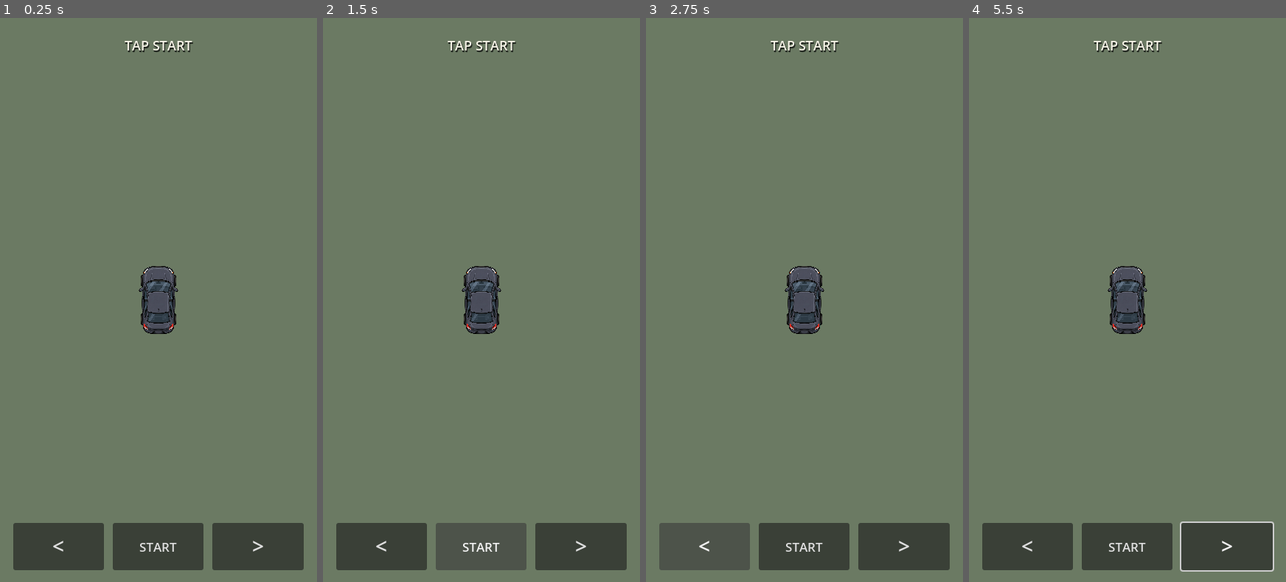
Above: before the commit, frames 1-4 (left to right).
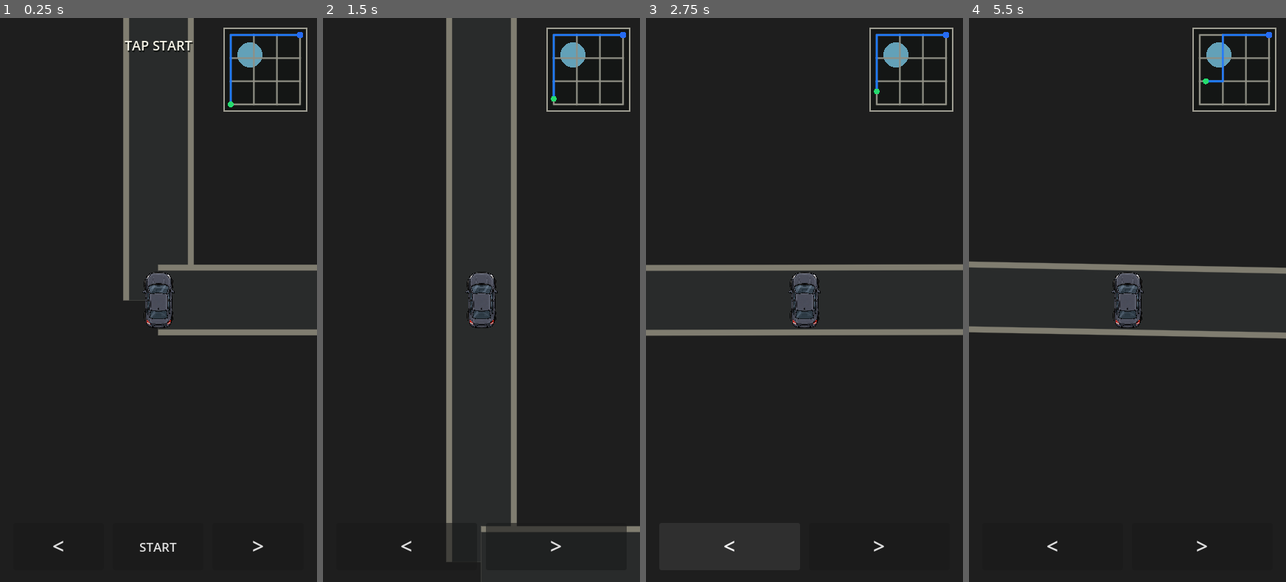
Above: after the commit, the same moments.

Repository: patrickcallahancomedy/comedian
Game: Godot game, scene res://scenes/drive/drive_module.tscn
Same seed, same stepped clock (60 frames per second), same inputs: the game is played once before the commit and once after it.
Inputs (mouse positions are in pixels of both pictures, inside the frame that each line leads up to):
- Up to frame 1 (0.25 s): no input
- Up to frame 2 (1.5 s): click "START" at 0.5 s; click (481, 548) at 1.25 s, where only the run before the commit has a clickable "START"
- Up to frame 3 (2.75 s): click "<" at 2 s
- Up to frame 4 (5.5 s): click ">" at 2.75 s; tap Enter (ui_accept) at 3.5, 3.77, 4.25, 5 s; move the mouse to (1197, 271) at 3.52 s; hold Right 3.53-4.25 s; tap Space at 3.6, 5.1 s; click (1197, 271) at 3.67 s; drag from (1064, 328) to (1111, 412) at 4.27 s; move the mouse to (1159, 175) at 5.02 s; hold Right from 5.03 s (still down)

The runs differ from the first frame. In frame 1, 96% of the frame differs, in the area x 0-100%, y 0-100%; in frame 2, 95%; in frame 3, 96%; in frame 4, 98%.
Error before the commit: Parse Error: Identifier "transition_elapsed" not declared in the current scope. (res://scripts/drive/city_map.gd:1158)

Commit message:
DRIVE v0.11 draw physical highway split and parking lane

Diff:
--- a/godot/scripts/drive/city_map.gd
+++ b/godot/scripts/drive/city_map.gd
@@ -1016,8 +1016,8 @@
 
 
 func _draw_lane_scene() -> void:
-	if active_stage_id == "downtown":
-		_draw_city_approach()
+	if steering_mode == "connector":
+		_draw_connector_road()
 		return
 
 	draw_rect(
@@ -1026,7 +1026,8 @@
 		true
 	)
 
-	var road_left := size.x * 0.5 - road_width * 0.5
+	var road_center_x := size.x * 0.5 + road_center_offset
+	var road_left := road_center_x - road_width * 0.5
 
 	draw_rect(
 		Rect2(
@@ -1045,76 +1046,41 @@
 		true
 	)
 
-	# Lane markings expose the actual steering choices before traffic arrives.
 	for lane in range(1, lane_count):
 		var x := road_left + lane_width * lane
 		for marker in range(-1, 14):
 			var y := marker * 64.0 + fmod(lane_distance * 0.36, 64.0)
-			draw_line(Vector2(x, y), Vector2(x, y + 30.0), Color(0.82, 0.80, 0.70), 3.0)
-	# Road-only prototype: no roadside scenery.
+			draw_line(
+				Vector2(x, y),
+				Vector2(x, y + 30.0),
+				Color(0.82, 0.80, 0.70),
+				3.0
+			)
+
+	if active_stage_id == "highway":
+		_draw_highway_exit()
+	elif active_stage_id == "parking_street":
+		_draw_parking_lane_target()
+
 	_draw_lane_traffic()
 
 
-func _draw_lane_scenery() -> void:
-	var visual_scroll := fmod(lane_distance * 0.36, 230.0)
-	var marker_count := int(size.y / 230.0) + 4
-	var road_left := size.x * 0.5 - road_width * 0.5
-	var road_right := size.x * 0.5 + road_width * 0.5
-
-	for index in range(marker_count):
-		var y := (
-			float(index) * 230.0
-			+ visual_scroll
-			- 100.0
-		)
-
-		if active_stage_id == "main_road":
-			draw_rect(
-				Rect2(
-					Vector2(road_left - 78.0, y),
-					Vector2(52.0, 74.0)
-				),
-				Color(0.52, 0.44, 0.35),
-				true
-			)
-			draw_rect(
-				Rect2(
-					Vector2(road_right + 26.0, y + 70.0),
-					Vector2(58.0, 64.0)
-				),
-				Color(0.47, 0.49, 0.44),
-				true
-			)
-		else:
-			draw_rect(
-				Rect2(
-					Vector2(road_left - 28.0, y),
-					Vector2(10.0, 88.0)
-				),
-				Color(0.70, 0.70, 0.66),
-				true
-			)
-			draw_rect(
-				Rect2(
-					Vector2(road_right + 18.0, y),
-					Vector2(10.0, 88.0)
-				),
-				Color(0.70, 0.70, 0.66),
-				true
-			)
-
-
-func _draw_city_approach() -> void:
-	# Final road is intentionally just a road plus the destination space.
-	draw_rect(Rect2(Vector2.ZERO, size), Color(0.12, 0.12, 0.12), true)
-
-	var road_left := size.x * 0.5 - road_width * 0.5
+func _draw_connector_road() -> void:
+	draw_rect(
+		Rect2(Vector2.ZERO, size),
+		Color(0.12, 0.12, 0.12),
+		true
+	)
+
+	var road_center_x := size.x * 0.5 + road_center_offset
+	var road_left := road_center_x - road_width * 0.5
+
 	draw_rect(
 		Rect2(
 			Vector2(road_left - 8.0, -40.0),
 			Vector2(road_width + 16.0, size.y + 80.0)
 		),
-		Color(0.47, 0.46, 0.43),
+		Color(0.49, 0.48, 0.43),
 		true
 	)
 	draw_rect(
@@ -1122,122 +1088,130 @@
 			Vector2(road_left, -40.0),
 			Vector2(road_width, size.y + 80.0)
 		),
-		Color(0.14, 0.15, 0.15),
+		Color(0.15, 0.16, 0.16),
 		true
 	)
 
+	var target_lanes := maxi(
+		1,
+		int(active_profile.get("to_lane_count", 1))
+	)
+	if target_lanes <= 1:
+		return
+
+	var progress := clampf(
+		lane_distance / maxf(lane_gate_distance, 1.0),
+		0.0,
+		1.0
+	)
+	var visual_lane_width := road_width / float(target_lanes)
+
+	for lane in range(1, target_lanes):
+		var x := road_left + visual_lane_width * lane
+		for marker in range(-1, 14):
+			var y := marker * 64.0 + fmod(lane_distance * 0.36, 64.0)
+			draw_line(
+				Vector2(x, y),
+				Vector2(x, y + 30.0),
+				Color(0.82, 0.80, 0.70, progress),
+				3.0
+			)
+
+
+func _draw_highway_exit() -> void:
 	var remaining := lane_gate_distance - lane_distance
+	if remaining < 0.0 or remaining > 1700.0:
+		return
+
 	var player_center_y := (
 		player_car.position.y
 		+ player_car.size.y * car_scale * 0.5
 	)
-	var destination_y := player_center_y - remaining * 0.22
-
-	if destination_y > -220.0:
-		var spot_size := Vector2(
-			minf(150.0, road_width * 0.44),
-			165.0
-		)
-		var spot := Rect2(
-			Vector2(
-				size.x * 0.5 - spot_size.x * 0.5,
-				destination_y - spot_size.y * 0.5
+	var fork_y := player_center_y - remaining * 0.36
+
+	if fork_y < -180.0 or fork_y > size.y + 160.0:
+		return
+
+	var road_center_x := size.x * 0.5 + road_center_offset
+	var road_left := road_center_x - road_width * 0.5
+	var right_lane_center := road_left + lane_width * 3.5
+	var three_lane_right_edge := road_left + lane_width * 3.0
+	var background := Color(0.12, 0.12, 0.12)
+
+	# Above the fork the main highway is only three lanes. The fourth lane is
+	# physically peeled away into the connector.
+	if fork_y > -40.0:
+		draw_rect(
+			Rect2(
+				Vector2(three_lane_right_edge, -40.0),
+				Vector2(
+					size.x - three_lane_right_edge + 40.0,
+					maxf(0.0, fork_y + 40.0)
+				)
 			),
-			spot_size
-		)
-		draw_rect(
-			spot,
-			Color(0.83, 0.81, 0.72),
-			false,
-			4.0
-		)
-
-
-func _draw_connector_scene() -> void:
-	var progress := clampf(
-		transition_elapsed / transition_duration,
-		0.0,
-		1.0
-	)
-	var eased := smoothstep(0.0, 1.0, progress)
-	var next_id: String = str(DRIVE_PROFILES.ORDER[transition_target_index])
-	var to_highway: bool = next_id == "highway"
-
-	draw_rect(Rect2(Vector2.ZERO, size), Color(0.12, 0.12, 0.12), true)
-
-	var width: float = lerpf(
-		transition_from_road_width,
-		transition_to_road_width,
-		eased
-	)
-	var road_left := size.x * 0.5 - width * 0.5
+			background,
+			true
+		)
+		draw_line(
+			Vector2(three_lane_right_edge, -40.0),
+			Vector2(three_lane_right_edge, fork_y),
+			Color(0.49, 0.48, 0.43),
+			8.0
+		)
+
+	var branch_end_x := minf(
+		size.x - lane_width * 0.55,
+		right_lane_center + lane_width * 0.72
+	)
+	var branch_points := PackedVector2Array([
+		Vector2(right_lane_center, fork_y + 150.0),
+		Vector2(right_lane_center + lane_width * 0.08, fork_y + 60.0),
+		Vector2(right_lane_center + lane_width * 0.34, fork_y - 70.0),
+		Vector2(branch_end_x, fork_y - 260.0),
+	])
+
+	draw_polyline(
+		branch_points,
+		Color(0.49, 0.48, 0.43),
+		lane_width + 16.0,
+		true
+	)
+	draw_polyline(
+		branch_points,
+		Color(0.15, 0.16, 0.16),
+		lane_width,
+		true
+	)
+
+
+func _draw_parking_lane_target() -> void:
+	var remaining := lane_gate_distance - lane_distance
+	if remaining < 0.0 or remaining > 1150.0:
+		return
+
+	var player_center_y := (
+		player_car.position.y
+		+ player_car.size.y * car_scale * 0.5
+	)
+	var target_y := player_center_y - remaining * 0.36
+	var road_center_x := size.x * 0.5 + road_center_offset
+	var parking_lane := int(active_profile.get("parking_lane", 1))
+	var target_x := road_center_x + _lane_center_offset(parking_lane)
+
+	var spot_size := Vector2(lane_width * 0.78, 150.0)
+	var spot := Rect2(
+		Vector2(
+			target_x - spot_size.x * 0.5,
+			target_y - spot_size.y * 0.5
+		),
+		spot_size
+	)
 
 	draw_rect(
-		Rect2(
-			Vector2(road_left - 8.0, -40.0),
-			Vector2(width + 16.0, size.y + 80.0)
-		),
-		Color(0.47, 0.46, 0.43),
-		true
-	)
-	draw_rect(
-		Rect2(
-			Vector2(road_left, -40.0),
-			Vector2(width, size.y + 80.0)
-		),
-		Color(0.14, 0.15, 0.15),
-		true
-	)
-
-	var visual_lanes: int = (
-		transition_to_lane_count
-		if to_highway
-		else transition_from_lane_count
-	)
-	var line_alpha: float = eased if to_highway else 1.0 - eased
-
-	if visual_lanes > 1 and line_alpha > 0.01:
-		var visual_lane_width := width / float(visual_lanes)
-		for lane in range(1, visual_lanes):
-			var x := road_left + visual_lane_width * lane
-			for marker_index in range(-1, 14):
-				var y := (
-					marker_index * 66.0
-					+ fmod(transition_scroll * 0.42, 66.0)
-				)
-				draw_line(
-					Vector2(x, y),
-					Vector2(x, y + 31.0),
-					Color(0.82, 0.80, 0.70, line_alpha),
-					3.0
-				)
-
-
-func _draw_highway_exit() -> void:
-	var remaining := lane_gate_distance - lane_distance
-
-	if remaining < 0.0 or remaining > 1500.0:
-		return
-
-	var branch_y := (
-		player_car.position.y
-		+ player_car.size.y * 0.5
-		- remaining * 0.36
-	)
-
-	if branch_y < -120.0 or branch_y > size.y + 120.0:
-		return
-
-	var road_right := size.x * 0.5 + road_width * 0.5
-
-	draw_colored_polygon(
-		PackedVector2Array([
-			Vector2(road_right - 8.0, branch_y - 42.0),
-			Vector2(size.x + 30.0, branch_y - 95.0),
-			Vector2(size.x + 30.0, branch_y + 95.0),
-			Vector2(road_right - 8.0, branch_y + 42.0),
-		]),
-		Color(0.19, 0.20, 0.20)
+		spot,
+		Color(0.84, 0.82, 0.74),
+		false,
+		4.0
 	)
 
 
@@ -1253,7 +1227,11 @@
 		var y := player_center_y - gap * 0.36
 		if y < -120.0 or y > size.y + 120.0:
 			continue
-		var x := size.x * 0.5 + _lane_center_offset(int(traffic.get("lane", 0)))
+		var x := (
+			size.x * 0.5
+			+ road_center_offset
+			+ _lane_center_offset(int(traffic.get("lane", 0)))
+		)
 		draw_texture_rect(player_car.texture, Rect2(Vector2(x, y) - traffic_size * 0.5, traffic_size), false, Color(0.80, 0.88, 1.0))
 
 
